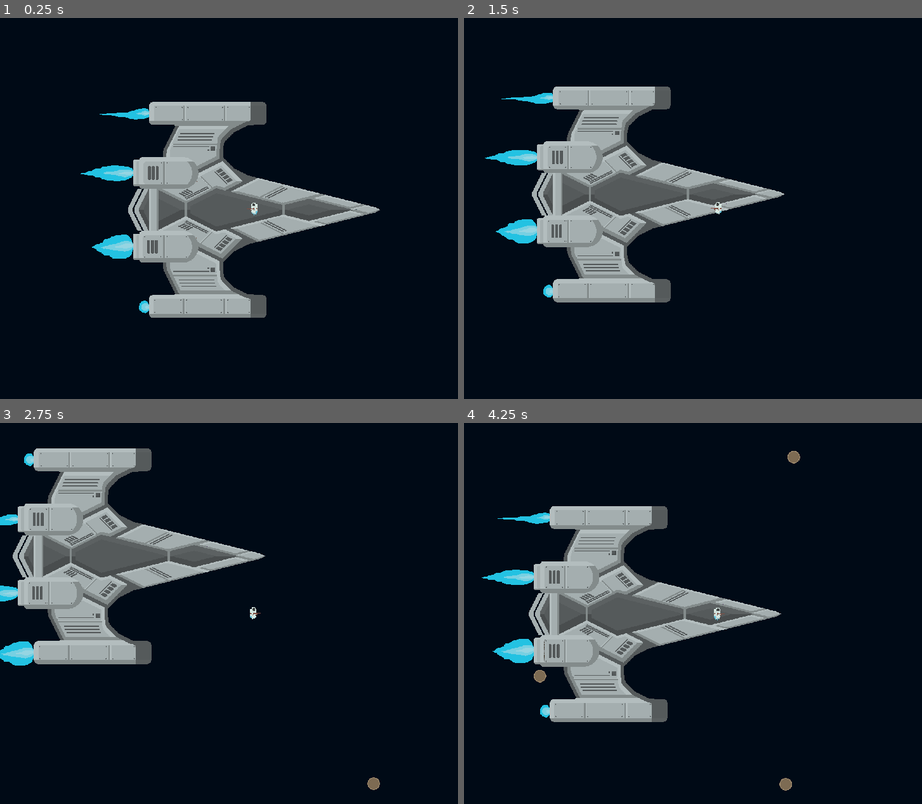
Above: before the commit, frames 1-4 (two rows, left to right).
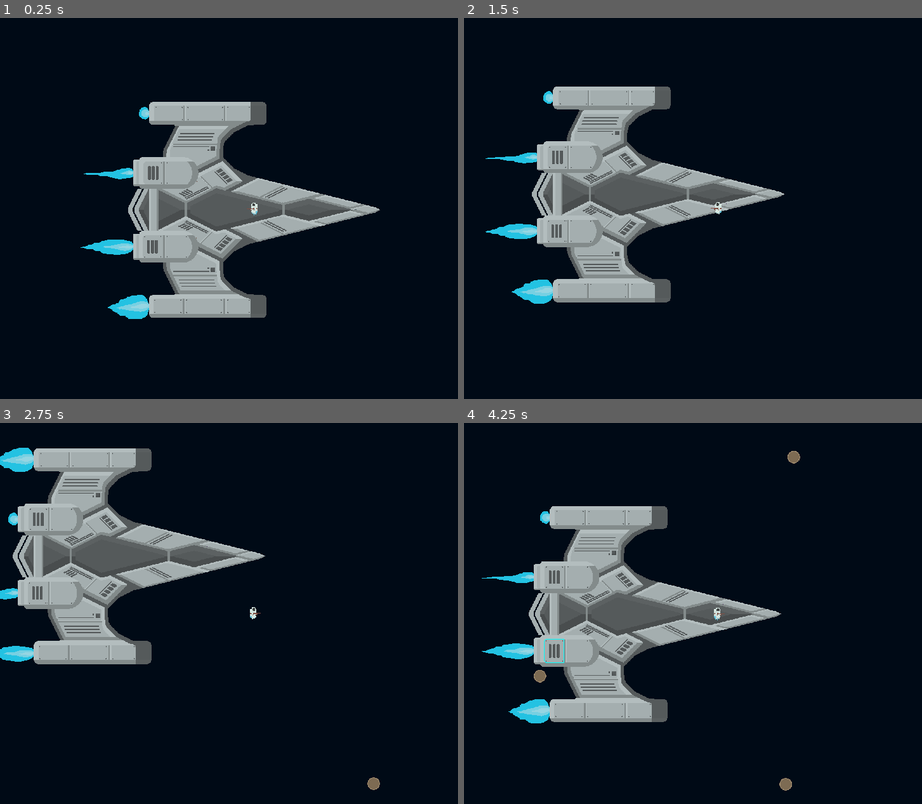
Above: after the commit, the same moments.

Repository: AlexTheRegent/endless-jam-2022
Game: Godot game, scene res://scenes/game.tscn
The game is run twice, just before and just after one commit, with the same random seed, the same clock (stepped at 60 frames per second) and the same inputs.
Inputs (mouse positions are in pixels of both pictures, inside the frame that each line leads up to):
- Up to frame 1 (0.25 s): no input
- Up to frame 2 (1.5 s): tap Enter at 0.5 s; move the mouse to (830, 189) at 0.52 s; hold D (move_right) 0.53-1.28 s; tap E (use) at 0.6, 1.35 s; move the mouse to (615, 227) at 1.27 s; hold S (move_down) from 1.28 s (still down)
- Up to frame 3 (2.75 s): move the mouse to (302, 529) at 2.02 s; release S (move_down) at 2.03 s; hold D (move_right) from 2.03 s (still down); tap E (use) at 2.1 s
- Up to frame 4 (4.25 s): move the mouse to (693, 689) at 2.77 s; release D (move_right) at 2.78 s; hold W (move_up) 2.78-3.53 s; tap E (use) at 2.85, 3.6 s; move the mouse to (871, 670) at 3.52 s; hold A (move_left) from 3.53 s (still down)

The runs differ from the first frame. In frame 1, 0.9% of the frame differs, in the area x 17-82%, y 23-79%; in frame 2, 0.9%; in frame 3, 0.7%; in frame 4, 1.0%, in the area x 3-69%, y 23-79%.

Commit message:
Added outline to detached ship parts

Diff:
--- a/assets/shaders/outline.tres
+++ b/assets/shaders/outline_shader.tres
@@ -1,6 +1,7 @@
-[gd_resource type="ShaderMaterial" load_steps=2 format=2]
+[gd_resource type="Shader" format=2]
 
-[sub_resource type="Shader" id=7]
+[resource]
+resource_local_to_scene = true
 code = "shader_type canvas_item;
 render_mode unshaded;
 
@@ -31,9 +32,3 @@
 		COLOR = vec4(final_color, clamp(alpha, 0.0, 1.0));
 	}
 }"
-
-[resource]
-resource_local_to_scene = true
-shader = SubResource( 7 )
-shader_param/width = 1.0
-shader_param/outline_color = Color( 0.945098, 1, 0, 0 )
--- a/prefabs/ship.tscn
+++ b/prefabs/ship.tscn
@@ -8,7 +8,6 @@
 [ext_resource path="res://prefabs/ship_part.tscn" type="PackedScene" id=6]
 [ext_resource path="res://prefabs/ship_parts.tscn" type="PackedScene" id=7]
 [ext_resource path="res://assets/sprites/ship_layer_02.png" type="Texture" id=8]
-[ext_resource path="res://assets/shaders/outline.tres" type="Material" id=9]
 
 [sub_resource type="AtlasTexture" id=1]
 atlas = ExtResource( 1 )
@@ -322,7 +321,6 @@
 [node name="root_01_01" parent="parts/root_01" instance=ExtResource( 6 )]
 
 [node name="sprite" type="Sprite" parent="parts/root_01/root_01_01"]
-material = ExtResource( 9 )
 texture = ExtResource( 4 )
 region_enabled = true
 region_rect = Rect2( 227, 19, 77, 42 )
@@ -333,7 +331,6 @@
 [node name="root_01_02" parent="parts/root_01" instance=ExtResource( 6 )]
 
 [node name="sprite" type="Sprite" parent="parts/root_01/root_01_02"]
-material = ExtResource( 9 )
 texture = ExtResource( 8 )
 region_enabled = true
 region_rect = Rect2( 227, 19, 77, 42 )
@@ -344,7 +341,6 @@
 [node name="root_01_03" parent="parts/root_01" instance=ExtResource( 6 )]
 
 [node name="sprite" type="Sprite" parent="parts/root_01/root_01_03"]
-material = ExtResource( 9 )
 texture = ExtResource( 2 )
 region_enabled = true
 region_rect = Rect2( 227, 19, 77, 42 )
@@ -358,7 +354,6 @@
 [node name="root_02_01" parent="parts/root_02" instance=ExtResource( 6 )]
 
 [node name="sprite" type="Sprite" parent="parts/root_02/root_02_01"]
-material = ExtResource( 9 )
 texture = ExtResource( 4 )
 region_enabled = true
 region_rect = Rect2( 308, 19, 98, 42 )
@@ -369,7 +364,6 @@
 [node name="root_02_02" parent="parts/root_02" instance=ExtResource( 6 )]
 
 [node name="sprite" type="Sprite" parent="parts/root_02/root_02_02"]
-material = ExtResource( 9 )
 texture = ExtResource( 8 )
 region_enabled = true
 region_rect = Rect2( 308, 19, 98, 42 )
@@ -380,7 +374,6 @@
 [node name="root_02_03" parent="parts/root_02" instance=ExtResource( 6 )]
 
 [node name="sprite" type="Sprite" parent="parts/root_02/root_02_03"]
-material = ExtResource( 9 )
 texture = ExtResource( 2 )
 region_enabled = true
 region_rect = Rect2( 308, 19, 98, 42 )
@@ -394,7 +387,6 @@
 [node name="root_03_01" parent="parts/root_03" instance=ExtResource( 6 )]
 
 [node name="sprite" type="Sprite" parent="parts/root_03/root_03_01"]
-material = ExtResource( 9 )
 position = Vector2( -1, 0 )
 texture = ExtResource( 4 )
 region_enabled = true
@@ -406,7 +398,6 @@
 [node name="root_03_02" parent="parts/root_03" instance=ExtResource( 6 )]
 
 [node name="sprite" type="Sprite" parent="parts/root_03/root_03_02"]
-material = ExtResource( 9 )
 position = Vector2( -1, 0 )
 texture = ExtResource( 8 )
 region_enabled = true
@@ -418,7 +409,6 @@
 [node name="root_03_03" parent="parts/root_03" instance=ExtResource( 6 )]
 
 [node name="sprite" type="Sprite" parent="parts/root_03/root_03_03"]
-material = ExtResource( 9 )
 position = Vector2( -1, 0 )
 texture = ExtResource( 2 )
 region_enabled = true
@@ -433,7 +423,6 @@
 [node name="root_04_01" parent="parts/root_04" instance=ExtResource( 6 )]
 
 [node name="sprite" type="Sprite" parent="parts/root_04/root_04_01"]
-material = ExtResource( 9 )
 position = Vector2( -1, 0 )
 texture = ExtResource( 4 )
 region_enabled = true
@@ -445,7 +434,6 @@
 [node name="root_04_02" parent="parts/root_04" instance=ExtResource( 6 )]
 
 [node name="sprite" type="Sprite" parent="parts/root_04/root_04_02"]
-material = ExtResource( 9 )
 position = Vector2( -1, 0 )
 texture = ExtResource( 8 )
 region_enabled = true
@@ -457,7 +445,6 @@
 [node name="root_04_03" parent="parts/root_04" instance=ExtResource( 6 )]
 
 [node name="sprite" type="Sprite" parent="parts/root_04/root_04_03"]
-material = ExtResource( 9 )
 position = Vector2( -1, 0 )
 texture = ExtResource( 2 )
 region_enabled = true
@@ -472,7 +459,6 @@
 [node name="root_05_01" parent="parts/root_05" instance=ExtResource( 6 )]
 
 [node name="sprite" type="Sprite" parent="parts/root_05/root_05_01"]
-material = ExtResource( 9 )
 position = Vector2( -1, 0 )
 texture = ExtResource( 4 )
 region_enabled = true
@@ -484,7 +470,6 @@
 [node name="root_05_02" parent="parts/root_05" instance=ExtResource( 6 )]
 
 [node name="sprite" type="Sprite" parent="parts/root_05/root_05_02"]
-material = ExtResource( 9 )
 position = Vector2( -1, 0 )
 texture = ExtResource( 4 )
 region_enabled = true
@@ -496,7 +481,6 @@
 [node name="root_05_03" parent="parts/root_05" instance=ExtResource( 6 )]
 
 [node name="sprite" type="Sprite" parent="parts/root_05/root_05_03"]
-material = ExtResource( 9 )
 position = Vector2( -1, 0 )
 texture = ExtResource( 2 )
 region_enabled = true
@@ -511,7 +495,6 @@
 [node name="root_06_01" parent="parts/root_06" instance=ExtResource( 6 )]
 
 [node name="sprite" type="Sprite" parent="parts/root_06/root_06_01"]
-material = ExtResource( 9 )
 position = Vector2( -1, 0 )
 texture = ExtResource( 4 )
 region_enabled = true
@@ -523,7 +506,6 @@
 [node name="root_06_02" parent="parts/root_06" instance=ExtResource( 6 )]
 
 [node name="sprite" type="Sprite" parent="parts/root_06/root_06_02"]
-material = ExtResource( 9 )
 position = Vector2( -1, 0 )
 texture = ExtResource( 8 )
 region_enabled = true
@@ -535,7 +517,6 @@
 [node name="root_06_03" parent="parts/root_06" instance=ExtResource( 6 )]
 
 [node name="sprite" type="Sprite" parent="parts/root_06/root_06_03"]
-material = ExtResource( 9 )
 position = Vector2( -1, 0 )
 texture = ExtResource( 2 )
 region_enabled = true
@@ -550,7 +531,6 @@
 [node name="root_07_01" parent="parts/root_07" instance=ExtResource( 6 )]
 
 [node name="sprite" type="Sprite" parent="parts/root_07/root_07_01"]
-material = ExtResource( 9 )
 position = Vector2( -1, 0 )
 texture = ExtResource( 4 )
 region_enabled = true
@@ -562,7 +542,6 @@
 [node name="root_07_02" parent="parts/root_07" instance=ExtResource( 6 )]
 
 [node name="sprite" type="Sprite" parent="parts/root_07/root_07_02"]
-material = ExtResource( 9 )
 position = Vector2( -1, 0 )
 texture = ExtResource( 8 )
 region_enabled = true
@@ -574,7 +553,6 @@
 [node name="root_07_03" parent="parts/root_07" instance=ExtResource( 6 )]
 
 [node name="sprite" type="Sprite" parent="parts/root_07/root_07_03"]
-material = ExtResource( 9 )
 position = Vector2( -1, 0 )
 texture = ExtResource( 2 )
 region_enabled = true
@@ -589,7 +567,6 @@
 [node name="root_08_01" parent="parts/root_08" instance=ExtResource( 6 )]
 
 [node name="sprite" type="Sprite" parent="parts/root_08/root_08_01"]
-material = ExtResource( 9 )
 position = Vector2( -1, 0 )
 texture = ExtResource( 4 )
 region_enabled = true
@@ -601,7 +578,6 @@
 [node name="root_08_02" parent="parts/root_08" instance=ExtResource( 6 )]
 
 [node name="sprite" type="Sprite" parent="parts/root_08/root_08_02"]
-material = ExtResource( 9 )
 position = Vector2( -1, 0 )
 texture = ExtResource( 8 )
 region_enabled = true
@@ -613,7 +589,6 @@
 [node name="root_08_03" parent="parts/root_08" instance=ExtResource( 6 )]
 
 [node name="sprite" type="Sprite" parent="parts/root_08/root_08_03"]
-material = ExtResource( 9 )
 position = Vector2( -1, 0 )
 texture = ExtResource( 2 )
 region_enabled = true
@@ -628,7 +603,6 @@
 [node name="root_09_01" parent="parts/root_09" instance=ExtResource( 6 )]
 
 [node name="sprite" type="Sprite" parent="parts/root_09/root_09_01"]
-material = ExtResource( 9 )
 position = Vector2( -1, 0 )
 texture = ExtResource( 4 )
 region_enabled = true
@@ -640,7 +614,6 @@
 [node name="root_09_02" parent="parts/root_09" instance=ExtResource( 6 )]
 
 [node name="sprite" type="Sprite" parent="parts/root_09/root_09_02"]
-material = ExtResource( 9 )
 position = Vector2( -1, 0 )
 texture = ExtResource( 8 )
 region_enabled = true
@@ -652,7 +625,6 @@
 [node name="root_09_03" parent="parts/root_09" instance=ExtResource( 6 )]
 
 [node name="sprite" type="Sprite" parent="parts/root_09/root_09_03"]
-material = ExtResource( 9 )
 position = Vector2( -1, 0 )
 texture = ExtResource( 2 )
 region_enabled = true
@@ -667,7 +639,6 @@
 [node name="root_10_01" parent="parts/root_10" instance=ExtResource( 6 )]
 
 [node name="sprite" type="Sprite" parent="parts/root_10/root_10_01"]
-material = ExtResource( 9 )
 position = Vector2( -1, 0 )
 texture = ExtResource( 4 )
 region_enabled = true
@@ -679,7 +650,6 @@
 [node name="root_10_02" parent="parts/root_10" instance=ExtResource( 6 )]
 
 [node name="sprite" type="Sprite" parent="parts/root_10/root_10_02"]
-material = ExtResource( 9 )
 position = Vector2( -1, 0 )
 texture = ExtResource( 8 )
 region_enabled = true
@@ -691,7 +661,6 @@
 [node name="root_10_03" parent="parts/root_10" instance=ExtResource( 6 )]
 
 [node name="sprite" type="Sprite" parent="parts/root_10/root_10_03"]
-material = ExtResource( 9 )
 position = Vector2( -1, 0 )
 texture = ExtResource( 2 )
 region_enabled = true
@@ -706,7 +675,6 @@
 [node name="root_11_01" parent="parts/root_11" instance=ExtResource( 6 )]
 
 [node name="sprite" type="Sprite" parent="parts/root_11/root_11_01"]
-material = ExtResource( 9 )
 position = Vector2( -1, 0 )
 texture = ExtResource( 4 )
 region_enabled = true
@@ -718,7 +686,6 @@
 [node name="root_11_02" parent="parts/root_11" instance=ExtResource( 6 )]
 
 [node name="sprite" type="Sprite" parent="parts/root_11/root_11_02"]
-material = ExtResource( 9 )
 position = Vector2( -1, 0 )
 texture = ExtResource( 8 )
 region_enabled = true
@@ -730,7 +697,6 @@
 [node name="root_11_03" parent="parts/root_11" instance=ExtResource( 6 )]
 
 [node name="sprite" type="Sprite" parent="parts/root_11/root_11_03"]
-material = ExtResource( 9 )
 position = Vector2( -1, 0 )
 texture = ExtResource( 2 )
 region_enabled = true
@@ -745,7 +711,6 @@
 [node name="root_12_01" parent="parts/root_12" instance=ExtResource( 6 )]
 
 [node name="sprite" type="Sprite" parent="parts/root_12/root_12_01"]
-material = ExtResource( 9 )
 position = Vector2( -1, 0 )
 texture = ExtResource( 4 )
 region_enabled = true
@@ -757,7 +722,6 @@
 [node name="root_12_02" parent="parts/root_12" instance=ExtResource( 6 )]
 
 [node name="sprite" type="Sprite" parent="parts/root_12/root_12_02"]
-material = ExtResource( 9 )
 position = Vector2( -1, 0 )
 texture = ExtResource( 8 )
 region_enabled = true
@@ -769,7 +733,6 @@
 [node name="root_12_03" parent="parts/root_12" instance=ExtResource( 6 )]
 
 [node name="sprite" type="Sprite" parent="parts/root_12/root_12_03"]
-material = ExtResource( 9 )
 position = Vector2( -1, 0 )
 texture = ExtResource( 2 )
 region_enabled = true
@@ -784,7 +747,6 @@
 [node name="root_13_01" parent="parts/root_13" instance=ExtResource( 6 )]
 
 [node name="sprite" type="Sprite" parent="parts/root_13/root_13_01"]
-material = ExtResource( 9 )
 position = Vector2( -1, 0 )
 texture = ExtResource( 4 )
 region_enabled = true
@@ -796,7 +758,6 @@
 [node name="root_13_02" parent="parts/root_13" instance=ExtResource( 6 )]
 
 [node name="sprite" type="Sprite" parent="parts/root_13/root_13_02"]
-material = ExtResource( 9 )
 position = Vector2( -1, 0 )
 texture = ExtResource( 8 )
 region_enabled = true
@@ -808,7 +769,6 @@
 [node name="root_13_03" parent="parts/root_13" instance=ExtResource( 6 )]
 
 [node name="sprite" type="Sprite" parent="parts/root_13/root_13_03"]
-material = ExtResource( 9 )
 position = Vector2( -1, 0 )
 texture = ExtResource( 2 )
 region_enabled = true
@@ -823,7 +783,6 @@
 [node name="root_14_01" parent="parts/root_14" instance=ExtResource( 6 )]
 
 [node name="sprite" type="Sprite" parent="parts/root_14/root_14_01"]
-material = ExtResource( 9 )
 position = Vector2( -1, 0 )
 texture = ExtResource( 4 )
 region_enabled = true
@@ -835,7 +794,6 @@
 [node name="root_14_02" parent="parts/root_14" instance=ExtResource( 6 )]
 
 [node name="sprite" type="Sprite" parent="parts/root_14/root_14_02"]
-material = ExtResource( 9 )
 position = Vector2( -1, 0 )
 texture = ExtResource( 8 )
 region_enabled = true
@@ -847,7 +805,6 @@
 [node name="root_14_03" parent="parts/root_14" instance=ExtResource( 6 )]
 
 [node name="sprite" type="Sprite" parent="parts/root_14/root_14_03"]
-material = ExtResource( 9 )
 position = Vector2( -1, 0 )
 texture = ExtResource( 2 )
 region_enabled = true
@@ -862,7 +819,6 @@
 [node name="root_15_01" parent="parts/root_15" instance=ExtResource( 6 )]
 
 [node name="sprite" type="Sprite" parent="parts/root_15/root_15_01"]
-material = ExtResource( 9 )
 position = Vector2( -1, 0 )
 texture = ExtResource( 4 )
 region_enabled = true
@@ -874,7 +830,6 @@
 [node name="root_15_02" parent="parts/root_15" instance=ExtResource( 6 )]
 
 [node name="sprite" type="Sprite" parent="parts/root_15/root_15_02"]
-material = ExtResource( 9 )
 position = Vector2( -1, 0 )
 texture = ExtResource( 8 )
 region_enabled = true
@@ -886,7 +841,6 @@
 [node name="root_15_03" parent="parts/root_15" instance=ExtResource( 6 )]
 
 [node name="sprite" type="Sprite" parent="parts/root_15/root_15_03"]
-material = ExtResource( 9 )
 position = Vector2( -1, 0 )
 texture = ExtResource( 2 )
 region_enabled = true
@@ -901,7 +855,6 @@
 [node name="root_16_01" parent="parts/root_16" instance=ExtResource( 6 )]
 
 [node name="sprite" type="Sprite" parent="parts/root_16/root_16_01"]
-material = ExtResource( 9 )
 position = Vector2( -1, 0 )
 texture = ExtResource( 4 )
 region_enabled = true
@@ -913,7 +866,6 @@
 [node name="root_16_02" parent="parts/root_16" instance=ExtResource( 6 )]
 
 [node name="sprite" type="Sprite" parent="parts/root_16/root_16_02"]
-material = ExtResource( 9 )
 position = Vector2( -1, 0 )
 texture = ExtResource( 8 )
 region_enabled = true
@@ -925,7 +877,6 @@
 [node name="root_16_03" parent="parts/root_16" instance=ExtResource( 6 )]
 
 [node name="sprite" type="Sprite" parent="parts/root_16/root_16_03"]
-material = ExtResource( 9 )
 position = Vector2( -1, 0 )
 texture = ExtResource( 2 )
 region_enabled = true
@@ -940,7 +891,6 @@
 [node name="root_17_01" parent="parts/root_17" instance=ExtResource( 6 )]
 
 [node name="sprite" type="Sprite" parent="parts/root_17/root_17_01"]
-material = ExtResource( 9 )
 position = Vector2( -1, 0 )
 texture = ExtResource( 4 )
 region_enabled = true
@@ -952,7 +902,6 @@
 [node name="root_17_02" parent="parts/root_17" instance=ExtResource( 6 )]
 
 [node name="sprite" type="Sprite" parent="parts/root_17/root_17_02"]
-material = ExtResource( 9 )
 position = Vector2( -1, 0 )
 texture = ExtResource( 8 )
 region_enabled = true
@@ -964,7 +913,6 @@
 [node name="root_17_03" parent="parts/root_17" instance=ExtResource( 6 )]
 
 [node name="sprite" type="Sprite" parent="parts/root_17/root_17_03"]
-material = ExtResource( 9 )
 position = Vector2( -1, 0 )
 texture = ExtResource( 2 )
 region_enabled = true
@@ -979,7 +927,6 @@
 [node name="root_18_01" parent="parts/root_18" instance=ExtResource( 6 )]
 
 [node name="sprite" type="Sprite" parent="parts/root_18/root_18_01"]
-material = ExtResource( 9 )
 position = Vector2( -1, 0 )
 texture = ExtResource( 4 )
 region_enabled = true
@@ -991,7 +938,6 @@
 [node name="root_18_02" parent="parts/root_18" instance=ExtResource( 6 )]
 
 [node name="sprite" type="Sprite" parent="parts/root_18/root_18_02"]
-material = ExtResource( 9 )
 position = Vector2( -1, 0 )
 texture = ExtResource( 8 )
 region_enabled = true
@@ -1003,7 +949,6 @@
 [node name="root_18_03" parent="parts/root_18" instance=ExtResource( 6 )]
 
 [node name="sprite" type="Sprite" parent="parts/root_18/root_18_03"]
-material = ExtResource( 9 )
 position = Vector2( -1, 0 )
 texture = ExtResource( 2 )
 region_enabled = true
@@ -1018,7 +963,6 @@
 [node name="root_19_01" parent="parts/root_19" instance=ExtResource( 6 )]
 
 [node name="sprite" type="Sprite" parent="parts/root_19/root_19_01"]
-material = ExtResource( 9 )
 position = Vector2( -1, 0 )
 texture = ExtResource( 4 )
 region_enabled = true
@@ -1030,7 +974,6 @@
 [node name="root_19_02" parent="parts/root_19" instance=ExtResource( 6 )]
 
 [node name="sprite" type="Sprite" parent="parts/root_19/root_19_02"]
-material = ExtResource( 9 )
 position = Vector2( -1, 0 )
 texture = ExtResource( 8 )
 region_enabled = true
@@ -1042,7 +985,6 @@
 [node name="root_19_03" parent="parts/root_19" instance=ExtResource( 6 )]
 
 [node name="sprite" type="Sprite" parent="parts/root_19/root_19_03"]
-material = ExtResource( 9 )
 position = Vector2( -1, 0 )
 texture = ExtResource( 2 )
 region_enabled = true
@@ -1057,7 +999,6 @@
 [node name="root_20_01" parent="parts/root_20" instance=ExtResource( 6 )]
 
 [node name="sprite" type="Sprite" parent="parts/root_20/root_20_01"]
-material = ExtResource( 9 )
 position = Vector2( -1, 0 )
 texture = ExtResource( 4 )
 region_enabled = true
@@ -1069,7 +1010,6 @@
 [node name="root_20_02" parent="parts/root_20" instance=ExtResource( 6 )]
 
 [node name="sprite" type="Sprite" parent="parts/root_20/root_20_02"]
-material = ExtResource( 9 )
 position = Vector2( -1, 0 )
 texture = ExtResource( 8 )
 region_enabled = true
@@ -1081,7 +1021,6 @@
 [node name="root_20_03" parent="parts/root_20" instance=ExtResource( 6 )]
 
 [node name="sprite" type="Sprite" parent="parts/root_20/root_20_03"]
-material = ExtResource( 9 )
 position = Vector2( -1, 0 )
 texture = ExtResource( 2 )
 region_enabled = true
@@ -1096,7 +1035,6 @@
 [node name="root_21_01" parent="parts/root_21" instance=ExtResource( 6 )]
 
 [node name="sprite" type="Sprite" parent="parts/root_21/root_21_01"]
-material = ExtResource( 9 )
 position = Vector2( -1, 0 )
 texture = ExtResource( 4 )
 region_enabled = true
@@ -1108,7 +1046,6 @@
 [node name="root_21_02" parent="parts/root_21" instance=ExtResource( 6 )]
 
 [node name="sprite" type="Sprite" parent="parts/root_21/root_21_02"]
-material = ExtResource( 9 )
 position = Vector2( -1, 0 )
 texture = ExtResource( 8 )
 region_enabled = true
@@ -1120,7 +1057,6 @@
 [node name="root_21_03" parent="parts/root_21" instance=ExtResource( 6 )]
 
 [node name="sprite" type="Sprite" parent="parts/root_21/root_21_03"]
-material = ExtResource( 9 )
 position = Vector2( -1, 0 )
 texture = ExtResource( 2 )
 region_enabled = true
@@ -1135,7 +1071,6 @@
 [node name="root_22_01" parent="parts/root_22" instance=ExtResource( 6 )]
 
 [node name="sprite" type="Sprite" parent="parts/root_22/root_22_01"]
-material = ExtResource( 9 )
 position = Vector2( -1, 0 )
 texture = ExtResource( 4 )
 region_enabled = true
@@ -1147,7 +1082,6 @@
 [node name="root_22_02" parent="parts/root_22" instance=ExtResource( 6 )]
 
 [node name="sprite" type="Sprite" parent="parts/root_22/root_22_02"]
-material = ExtResource( 9 )
 position = Vector2( -1, 0 )
 texture = ExtResource( 8 )
 region_enabled = true
@@ -1159,7 +1093,6 @@
 [node name="root_22_03" parent="parts/root_22" instance=ExtResource( 6 )]
 
 [node name="sprite" type="Sprite" parent="parts/root_22/root_22_03"]
-material = ExtResource( 9 )
 position = Vector2( -1, 0 )
 texture = ExtResource( 2 )
 region_enabled = true
@@ -1174,7 +1107,6 @@
 [node name="root_23_01" parent="parts/root_23" instance=ExtResource( 6 )]
 
 [node name="sprite" type="Sprite" parent="parts/root_23/root_23_01"]
-material = ExtResource( 9 )
 position = Vector2( -1, 0 )
 texture = ExtResource( 4 )
 region_enabled = true
@@ -1186,7 +1118,6 @@
 [node name="root_23_02" parent="parts/root_23" instance=ExtResource( 6 )]
 
 [node name="sprite" type="Sprite" parent="parts/root_23/root_23_02"]
-material = ExtResource( 9 )
 position = Vector2( -1, 0 )
 texture = ExtResource( 8 )
 region_enabled = true
@@ -1198,7 +1129,6 @@
 [node name="root_23_03" parent="parts/root_23" instance=ExtResource( 6 )]
 
 [node name="sprite" type="Sprite" parent="parts/root_23/root_23_03"]
-material = ExtResource( 9 )
 position = Vector2( -1, 0 )
 texture = ExtResource( 2 )
 region_enabled = true
@@ -1213,7 +1143,6 @@
 [node name="root_24_01" parent="parts/root_24" instance=ExtResource( 6 )]
 
 [node name="sprite" type="Sprite" parent="parts/root_24/root_24_01"]
-material = ExtResource( 9 )
 position = Vector2( -1, 0 )
 texture = ExtResource( 4 )
 region_enabled = true
@@ -1225,7 +1154,6 @@
 [node name="root_24_02" parent="parts/root_24" instance=ExtResource( 6 )]
 
 [node name="sprite" type="Sprite" parent="parts/root_24/root_24_02"]
-material = ExtResource( 9 )
 position = Vector2( -1, 0 )
 texture = ExtResource( 8 )
 region_enabled = true
@@ -1237,7 +1165,6 @@
 [node name="root_24_03" parent="parts/root_24" instance=ExtResource( 6 )]
 
 [node name="sprite" type="Sprite" parent="parts/root_24/root_24_03"]
-material = ExtResource( 9 )
 position = Vector2( -1, 0 )
 texture = ExtResource( 2 )
 region_enabled = true
@@ -1252,7 +1179,6 @@
 [node name="root_25_01" parent="parts/root_25" instance=ExtResource( 6 )]
 
 [node name="sprite" type="Sprite" parent="parts/root_25/root_25_01"]
-material = ExtResource( 9 )
 position = Vector2( -1, 0 )
 texture = ExtResource( 4 )
 region_enabled = true
@@ -1264,7 +1190,6 @@
 [node name="root_25_02" parent="parts/root_25" instance=ExtResource( 6 )]
 
 [node name="sprite" type="Sprite" parent="parts/root_25/root_25_02"]
-material = ExtResource( 9 )
 position = Vector2( -1, 0 )
 texture = ExtResource( 8 )
 region_enabled = true
@@ -1276,7 +1201,6 @@
 [node name="root_25_03" parent="parts/root_25" instance=ExtResource( 6 )]
 
 [node name="sprite" type="Sprite" parent="parts/root_25/root_25_03"]
-material = ExtResource( 9 )
 position = Vector2( -1, 0 )
 texture = ExtResource( 2 )
 region_enabled = true
@@ -1291,7 +1215,6 @@
 [node name="root_26_01" parent="parts/root_26" instance=ExtResource( 6 )]
 
 [node name="sprite" type="Sprite" parent="parts/root_26/root_26_01"]
-material = ExtResource( 9 )
 position = Vector2( -1, 0 )
 texture = ExtResource( 4 )
 region_enabled = true
@@ -1303,7 +1226,6 @@
 [node name="root_26_02" parent="parts/root_26" instance=ExtResource( 6 )]
 
 [node name="sprite" type="Sprite" parent="parts/root_26/root_26_02"]
-material = ExtResource( 9 )
 position = Vector2( -1, 0 )
 texture = ExtResource( 8 )
 region_enabled = true
@@ -1315,7 +1237,6 @@
 [node name="root_26_03" parent="parts/root_26" instance=ExtResource( 6 )]
 
 [node name="sprite" type="Sprite" parent="parts/root_26/root_26_03"]
-material = ExtResource( 9 )
 position = Vector2( -1, 0 )
 texture = ExtResource( 2 )
 region_enabled = true
@@ -1326,12 +1247,11 @@
 polygon = PoolVector2Array( -7, 53, -7, -53, 5, -53, 5, 53 )
 
 [node name="root_27" parent="parts" instance=ExtResource( 7 )]
-position = Vector2( 285, 3 )
+position = Vector2( 284, 3 )
 
 [node name="root_27_01" parent="parts/root_27" instance=ExtResource( 6 )]
 
 [node name="sprite" type="Sprite" parent="parts/root_27/root_27_01"]
-material = ExtResource( 9 )
 texture = ExtResource( 4 )
 region_enabled = true
 region_rect = Rect2( 876, 273, 61, 19 )
@@ -1342,7 +1262,6 @@
 [node name="root_27_02" parent="parts/root_27" instance=ExtResource( 6 )]
 
 [node name="sprite" type="Sprite" parent="parts/root_27/root_27_02"]
-material = ExtResource( 9 )
 texture = ExtResource( 8 )
 region_enabled = true
 region_rect = Rect2( 876, 273, 61, 19 )
@@ -1353,7 +1272,6 @@
 [node name="root_27_03" parent="parts/root_27" instance=ExtResource( 6 )]
 
 [node name="sprite" type="Sprite" parent="parts/root_27/root_27_03"]
-material = ExtResource( 9 )
 texture = ExtResource( 2 )
 region_enabled = true
 region_rect = Rect2( 876, 273, 61, 19 )
--- a/prefabs/ship_parts.gd
+++ b/prefabs/ship_parts.gd
@@ -2,6 +2,10 @@
 
 
 signal damaged
+
+
+const OUTLINE_SHADER := preload("res://assets/shaders/outline_shader.tres")
+const OUTLINE_COLOR := Color(0, 1, 1)
 
 
 var _tail: Area2D
@@ -38,6 +42,11 @@
 	get_node("/root/game/junk").add_child(_tail)
 	_tail.direction = direction
 
+	_tail.get_node("sprite").material = ShaderMaterial.new()
+	_tail.get_node("sprite").material.shader = OUTLINE_SHADER
+	_tail.get_node("sprite").material.set_shader_param("outline_color", OUTLINE_COLOR)
+	_tail.get_node("sprite").material.set_shader_param("width", 1.0)
+
 	_tail.set_collision_layer_bit(1, true)
 	update_tail()
 
@@ -49,6 +58,7 @@
 
 	part.call_deferred("set_monitorable", false)
 	part.call_deferred("set_monitoring", true)
+	part.get_node("sprite").material = null
 	_tail = part
 
 	_tail.get_parent().remove_child(_tail)
--- a/project.godot
+++ b/project.godot
@@ -84,4 +84,7 @@
 [rendering]
 
 environment/default_clear_color=Color( 0, 0.0431373, 0.0901961, 1 )
+quality/filters/msaa=2
+quality/filters/use_fxaa=true
+quality/filters/use_debanding=true
 environment/default_environment="res://default_env.tres"
Not shown: 2 places in prefabs/ship.tscn that only renumber resources
